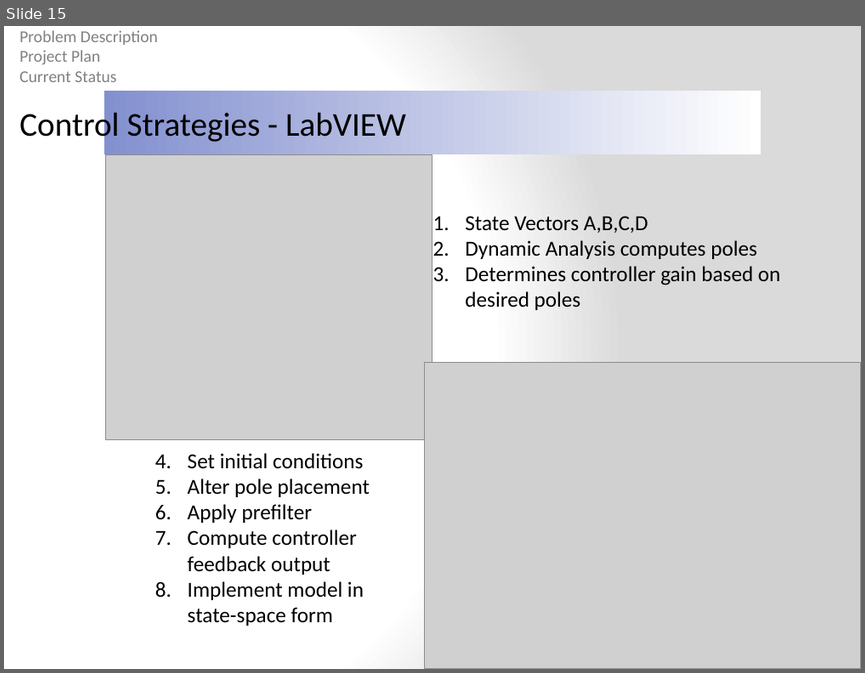
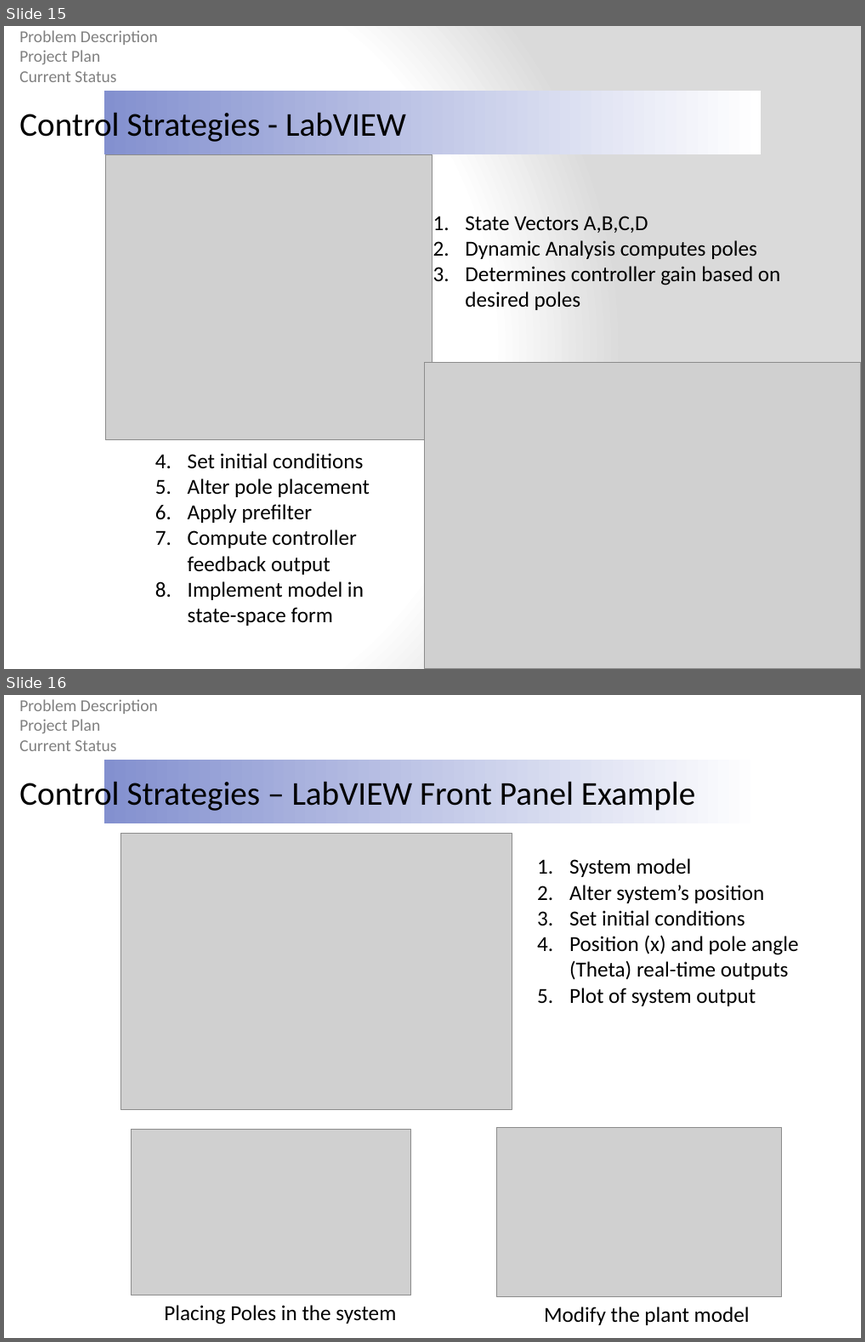
Before and after one commit to ruffsl/ROBO, a slide deck: Documentation/Design Reviews/Design Review 1.pptx. Shown one above the other, each under a label of ours: slide 15 before the commit, slides 15 and 16 after it. The pictures are 865x673 and 865x1342 pixels, drawn with LibreOffice and Linux fonts; fonts in the diff are those of the drawing; grey boxes stand for pictures; background and template pictures are left out. Boxes give left, top, right and bottom in pixels: in the first picture for what was removed or moved away, otherwise in the second. Text is boxed around its words. In the diff, an @@ line names an element or a change of style, - is before the commit and + after.

```diff
--- a/Documentation/Design Reviews/Design Review 1.pptx
+++ b/Documentation/Design Reviews/Design Review 1.pptx
@@ slide 16 added at bbox=[4, 695, 861, 1338], background picture (left out) @@
@@ text added at bbox=[19, 699, 158, 751], 14 pt, text #808080 @@
+Problem Description
+Project Plan
+Current Status
+Modeling
+Conclusion
@@ rectangle added at bbox=[104, 760, 761, 823], fill gradient #8390CF to #FFFFFF @@
@@ text added at bbox=[19, 777, 695, 813], 28 pt, text #000000 @@
+Control Strategies – LabVIEW Front Panel Example
@@ picture added at bbox=[121, 833, 512, 1109] @@
@@ text added at bbox=[569, 858, 798, 1006], 18 pt, text #000000 @@
+1. System model
+2. Alter system’s position
+3. Set initial conditions
+4. Position (x) and pole angle (Theta) real-time outputs
+5. Plot of system output
@@ picture added at bbox=[497, 1127, 781, 1296] @@
@@ picture added at bbox=[131, 1129, 411, 1295] @@
@@ text added at bbox=[164, 1304, 396, 1324], 18 pt, text #000000 @@
+Placing Poles in the system
@@ text added at bbox=[544, 1306, 749, 1325], 18 pt, text #000000 @@
+Modify the plant model
```
Also in this commit, not shown: 3 slides changed, 2 other slides added.
